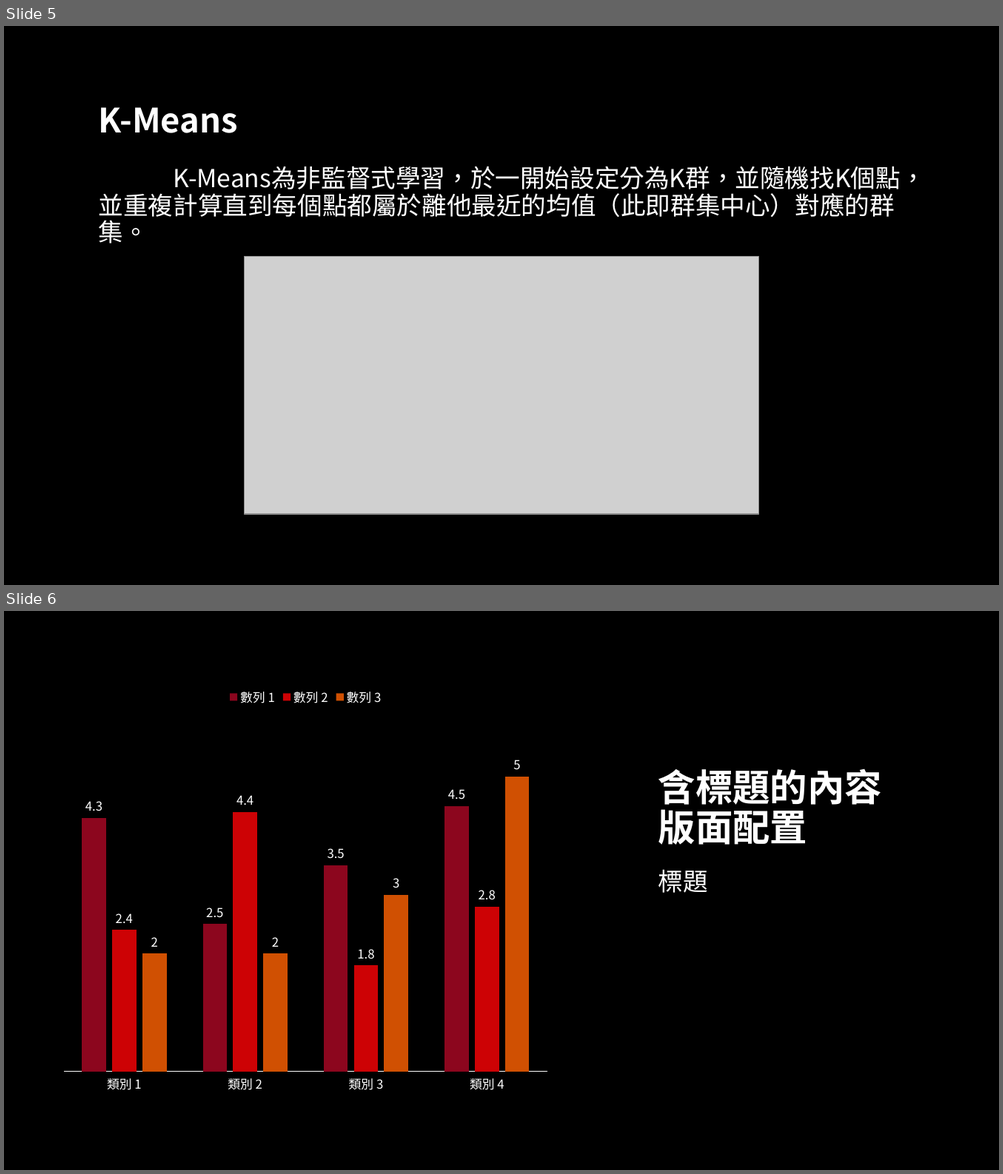
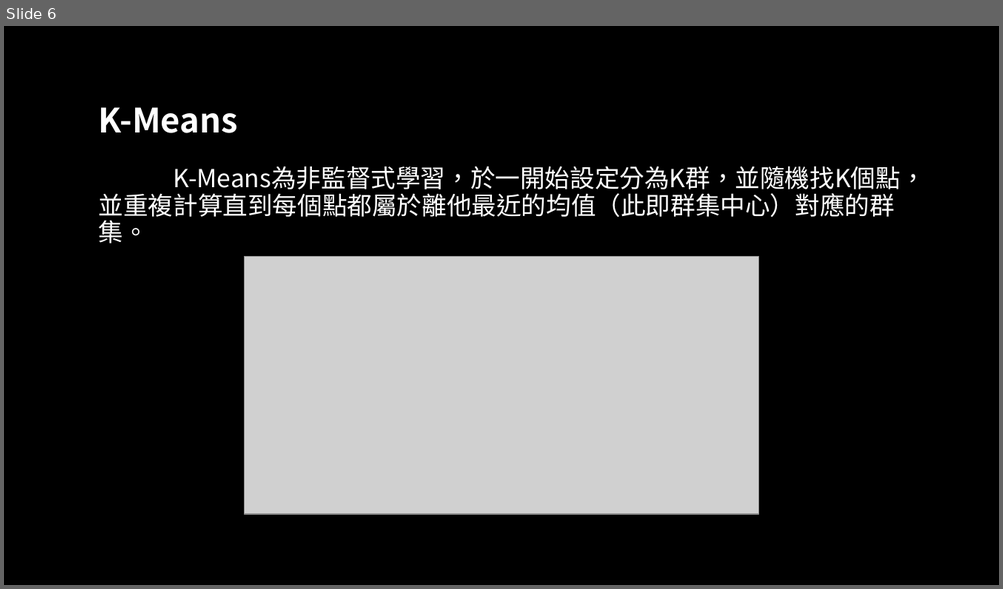
Before and after one commit to 105590023/BaseketballManager, a slide deck: 籃球秘書.pptx. Shown one above the other, each under a label of ours: slides 5 and 6 before the commit, slide 6 after it. The pictures are 1003x1174 and 1003x589 pixels, drawn with LibreOffice and Linux fonts; fonts in the diff are those of the drawing; grey boxes stand for pictures; background and template pictures are left out. Boxes give left, top, right and bottom in pixels: in the first picture for what was removed or moved away, otherwise in the second. Text is boxed around its words. In the diff, an @@ line names an element or a change of style, - is before the commit and + after.

```diff
--- a/籃球秘書.pptx
+++ b/籃球秘書.pptx
@@ slide 6 removed at bbox=[4, 611, 999, 1170], background picture (left out) @@
@@ rectangle removed at bbox=[4, 611, 614, 1170] @@
@@ column chart removed at bbox=[54, 680, 558, 1102] @@
-categories: 類別 1, 類別 2, 類別 3, 類別 4
-數列 1: 4.3, 2.5, 3.5, 4.5
-數列 2: 2.4, 4.4, 1.8, 2.8
-數列 3: 2, 2, 3, 5
@@ title removed at bbox=[658, 769, 882, 845] @@
-含標題的內容版面配置
@@ text removed at bbox=[658, 869, 708, 893] @@
-標題
@@ what was slide 5 is now slide 6 @@
```
Also in this commit, not shown: 2 slides added, 4 other slides removed, 2 other files.
